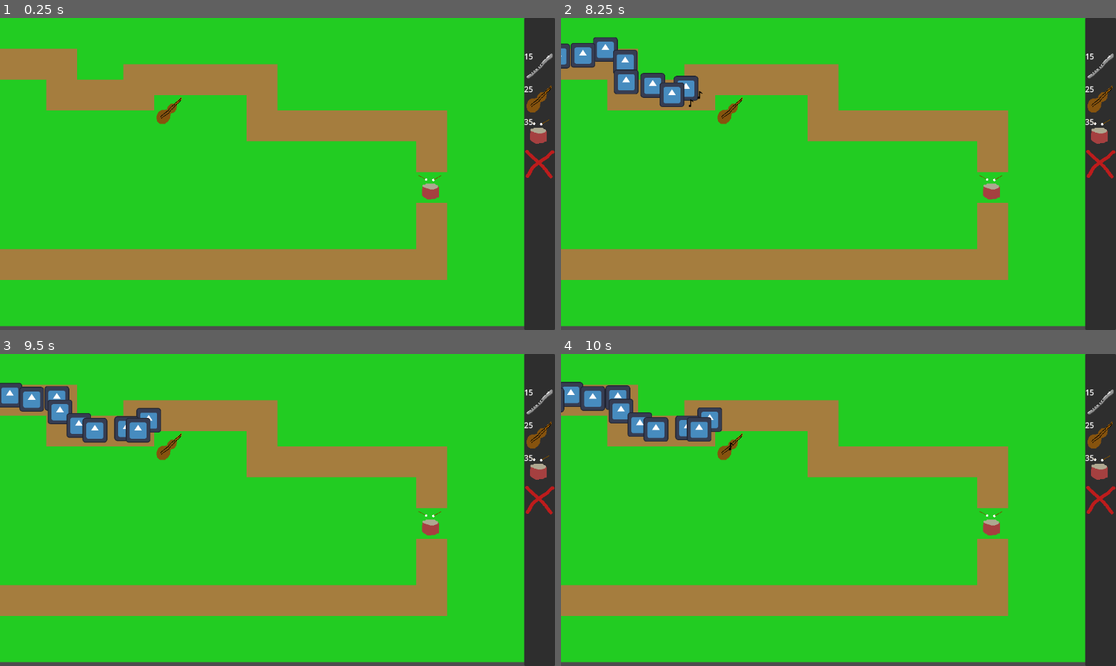
Above: before the commit, frames 1-4 (two rows, left to right).
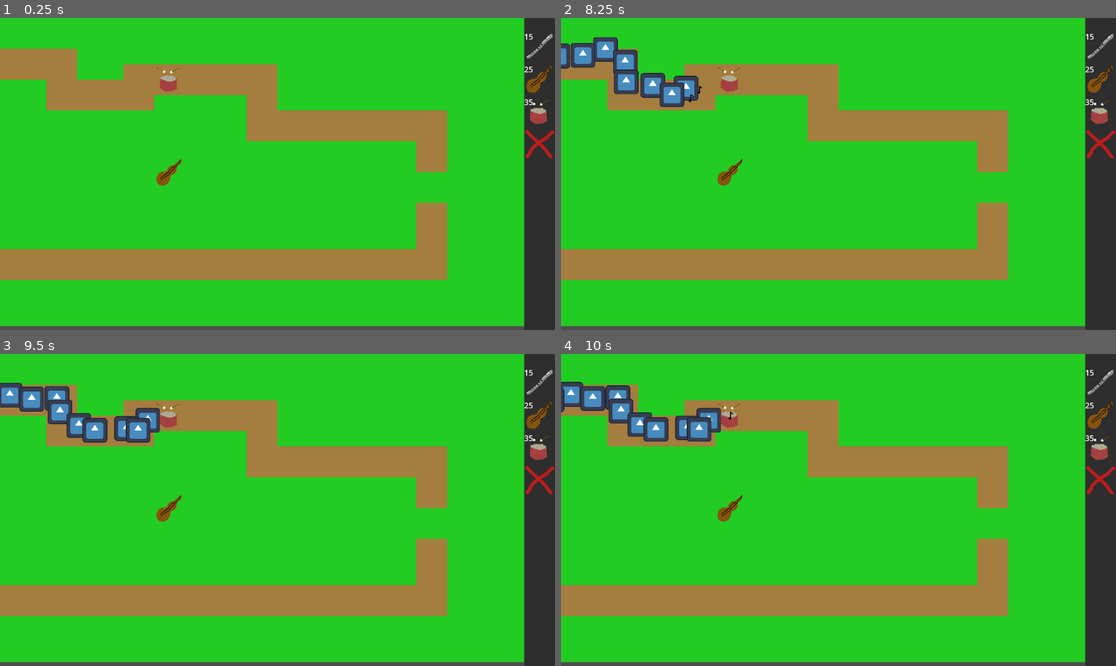
Above: after the commit, the same moments.

Repository: HedgeLizards/lout
Game: Godot game, scene res://scenes/world.tscn
Two runs of this game, one before a commit and one after it. Both use one fixed random seed, a clock stepped at 60 frames per second and the inputs below. The engine's default icon, where the game draws it, is replaced by a stand-in: a white triangle on a blue panel in a dark square.
Inputs (mouse positions are in pixels of both pictures, inside the frame that each line leads up to):
- Up to frame 1 (0.25 s): no input
- Up to frame 2 (8.25 s): tap Enter at 0.5, 2, 5.75 s; move the mouse to (1099, 64) at 0.52 s; click (1099, 64) at 0.67 s; tap Space at 1.25, 2.75 s; move the mouse to (1099, 99) at 1.27 s; click (1099, 99) at 1.42 s; move the mouse to (1099, 130) at 2.02 s; click (1099, 130) at 2.17 s; move the mouse to (1099, 164) at 2.77 s; click (1099, 164) at 2.92 s; move the mouse to (1005, 220) at 3.52 s; click (1005, 220) at 3.67 s; move the mouse to (672, 127) at 4.27 s; click (672, 127) at 4.42 s; move the mouse to (866, 174) at 5.02 s; click (866, 174) at 5.17 s; move the mouse to (755, 96) at 5.77 s; click (755, 96) at 5.92 s; move the mouse to (960, 158) at 6.52 s; click (960, 158) at 6.67 s; move the mouse to (727, 189) at 7.27 s; click (727, 189) at 7.42 s; move the mouse to (894, 105) at 8.02 s; click (894, 105) at 8.17 s
- Up to frame 3 (9.5 s): tap Space at 8.75 s; move the mouse to (249, 572) at 8.77 s; click (249, 572) at 8.92 s
- Up to frame 4 (10 s): move the mouse to (1005, 556) at 9.52 s; click (1005, 556) at 9.67 s

The runs differ from the first frame. In frame 1, 1.6% of the frame differs, in the area x 28-100%, y 5-59%; in frame 2, 1.7%; in frame 3, 1.7%; in frame 4, 1.7%, in the area x 24-100%, y 5-59%.
Error after the commit: Compile Error: Failed to compile depended scripts. (res://code/enemy.gd:0)

Commit message:
culture management

Diff:
--- a/code/builder.gd
+++ b/code/builder.gd
@@ -1,11 +1,10 @@
 extends Sprite2D
 
-var currency: int = 100
 var selected: Tower = null
 var tile_position: Vector2i
 
-func try_buy(tower: Tower):
-	if tower != null and tower.cost <= currency:
+func try_select(tower: Tower):
+	if tower != null and tower.cost <= Culture.culture:
 		select(tower)
 	else:
 		select(null)
@@ -26,8 +25,12 @@
 
 func _unhandled_input(event: InputEvent) -> void:
 	if selected != null and event is InputEventMouseButton and event.pressed and event.button_index == 1:
-		var tower = selected.scene.instantiate()
-		tower.global_position = global_position
-		$'../Level'.add_tower(selected, tile_position)
+		try_build(selected, tile_position)
 	elif event is InputEventMouseButton and event.pressed and event.button_index == 2:
 		select(null)
+
+func try_build(blueprint: Tower, tile_position: Vector2i):
+	if Culture.culture >= selected.cost:
+		$'../Level'.add_tower(selected, tile_position)
+		Culture.culture -= selected.cost
+		select(null)
--- a/code/buy.gd
+++ b/code/buy.gd
@@ -10,4 +10,4 @@
 
 func _on_gui_input(event: InputEvent) -> void:
 	if event is InputEventMouseButton and event.pressed and event.button_index == 1:
-		$/root/World/Builder.try_buy(Tower.from_id(tower_type))
+		$/root/World/Builder.try_select(Tower.from_id(tower_type))
--- a/code/enemy.gd
+++ b/code/enemy.gd
@@ -6,29 +6,43 @@
 
 var speed
 var health
+var unculture: int
+var gain: int
 
 func _ready():
 	match (type):
 		EnemyType.REGULAR:
 			speed = 50
 			health = 10
+			unculture = 5
+			gain = 1
 		EnemyType.TANKY:
 			speed = 50
 			health = 20
+			unculture = 8
+			gain = 3
 		EnemyType.FAST:
 			speed = 100
 			health = 5
+			unculture = 3
+			gain = 1
 
 func move():
-	var previous_position = position
 
-	progress += speed
+	if progress_ratio >= 1.0:
+		Culture.damage_culture(unculture)
+		queue_free()
 
-	var tween = create_tween().set_parallel().set_trans(Tween.TRANS_SINE)
+	else:
+		var previous_position = position
 
-	tween.tween_property($Sprite2D, 'position', Vector2.ZERO, 0.5).from(previous_position - position)
-	tween.set_ease(Tween.EASE_OUT).tween_property($Sprite2D, 'offset:y', -15 / $Sprite2D.scale.y, 0.25)
-	tween.set_ease(Tween.EASE_IN).tween_property($Sprite2D, 'offset:y', 0, 0.25).set_delay(0.25)
+		progress += speed
+
+		var tween = create_tween().set_parallel().set_trans(Tween.TRANS_SINE)
+
+		tween.tween_property($Sprite2D, 'position', Vector2.ZERO, 0.5).from(previous_position - position)
+		tween.set_ease(Tween.EASE_OUT).tween_property($Sprite2D, 'offset:y', -15 / $Sprite2D.scale.y, 0.25)
+		tween.set_ease(Tween.EASE_IN).tween_property($Sprite2D, 'offset:y', 0, 0.25).set_delay(0.25)
 
 func damage(amount: float):
 	health -= amount
--- a/code/level.gd
+++ b/code/level.gd
@@ -9,7 +9,6 @@
 		tower.shoot()
 
 func add_tower(blueprint: Tower, pos: Vector2i) -> void:
-
 	var tower = blueprint.scene.instantiate()
 	tower.position = $'../Grid'.to_world(pos)
 	prints(pos, tower.position)
--- a/code/world.gd
+++ b/code/world.gd
@@ -1,6 +1,7 @@
 extends Node2D
 
 const Enemy = preload('res://scenes/enemy.tscn')
+var culture: int = 100
 
 func spawn_enemy():
 	var enemy = Enemy.instantiate()
--- a/project.godot
+++ b/project.godot
@@ -15,6 +15,10 @@
 config/features=PackedStringArray("4.4", "GL Compatibility")
 config/icon="res://icon.svg"
 
+[autoload]
+
+Culture="*res://code/culture.gd"
+
 [display]
 
 window/dpi/allow_hidpi=false
--- a/scenes/level.tscn
+++ b/scenes/level.tscn
@@ -7,9 +7,9 @@
 
 [sub_resource type="Curve2D" id="Curve2D_rwgxs"]
 _data = {
-"points": PackedVector2Array(0, 0, 0, 0, -32, 96, 0, 0, 0, 0, 128, 96, 0, 0, 0, 0, 128, 160, 0, 0, 0, 0, 288, 160, 0, 0, 0, 0, 288, 128, 0, 0, 0, 0, 544, 128, 0, 0, 0, 0, 544, 224, 0, 0, 0, 0, 896, 224, 0, 0, 0, 0, 896, 512, 0, 0, 0, 0, -32, 512)
+"points": PackedVector2Array(0, 0, 0, 0, -32, 96, 0, 0, 0, 0, 128, 96, 0, 0, 0, 0, 128, 160, 0, 0, 0, 0, 288, 160, 0, 0, 0, 0, 288, 128, 0, 0, 0, 0, 320, 128)
 }
-point_count = 10
+point_count = 6
 
 [node name="Level" type="Node2D"]
 y_sort_enabled = true
@@ -32,7 +32,7 @@
 y_sort_enabled = true
 
 [node name="Drums" parent="Towers" instance=ExtResource("3_ppgk2")]
-position = Vector2(896, 352)
+position = Vector2(352, 128)
 
 [node name="Stringed" parent="Towers" instance=ExtResource("5_ppgk2")]
-position = Vector2(352, 192)
+position = Vector2(352, 320)
--- a/scenes/ui.tscn
+++ b/scenes/ui.tscn
@@ -1,5 +1,6 @@
-[gd_scene load_steps=6 format=3 uid="uid://c0pp0m557b0hp"]
+[gd_scene load_steps=7 format=3 uid="uid://c0pp0m557b0hp"]
 
+[ext_resource type="Script" uid="uid://dmdgj30h2t62r" path="res://code/culture_label.gd" id="1_8dubc"]
 [ext_resource type="PackedScene" uid="uid://c2pqmnnauqe51" path="res://scenes/buy_button.tscn" id="1_nt7q6"]
 [ext_resource type="Texture2D" uid="uid://cx1h07kps2lqm" path="res://art/instruments/flute.png" id="2_gdt2y"]
 [ext_resource type="Texture2D" uid="uid://bpuo75wm7jr4f" path="res://art/instruments/stringed.png" id="2_x4jx1"]
@@ -26,7 +27,12 @@
 layout_direction = 3
 layout_mode = 2
 
+[node name="CultureLabel" type="Label" parent="HBoxContainer/PanelContainer/VBoxContainer"]
+layout_mode = 2
+script = ExtResource("1_8dubc")
+
 [node name="Control" type="Control" parent="HBoxContainer/PanelContainer/VBoxContainer"]
+visible = false
 custom_minimum_size = Vector2(64, 64)
 layout_mode = 2
 
